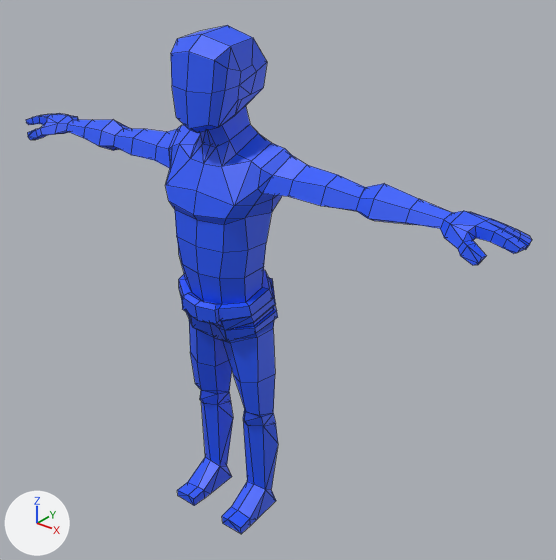
The Blender file PingTap/Assets/Models/simpleguy.blend as it was, and as the next commit left it.
Before and after are seen from a 50 mm camera at (164.3, -175.6, 211.3) aimed at (12.8, 13.8, 93.9). Lighting does not change. The marker at lower left points along +X, +Y and +Z. Mesh edges are drawn as thin lines.

Names of what the first picture shows: 'Body'.
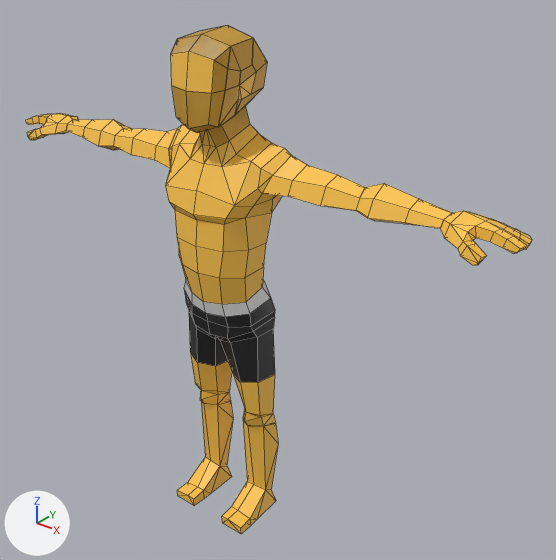
Boxes [x1, y1, x2, y2] around the edits, measured in the pictures (556 x 560 px; the box of a moved part takes in the faces that stretch with it):
'Body', surface changed, reshaped, modifiers changed (blue to orange): [26, 26, 532, 534] in both
part 1 of me_mesh_014, deleted (blue): before [26, 113, 79, 140]
part 2 of me_mesh_014, deleted (blue): before [66, 119, 131, 151]
part 3 of me_mesh_014, deleted (blue): before [177, 401, 233, 506]
part 4 of me_mesh_014, deleted (blue): before [114, 129, 177, 168]
part 5 of me_mesh_014, cut back: before [165, 26, 278, 405]; after [171, 35, 275, 382]
part 6 of me_mesh_014, moved or reshaped: before [405, 199, 463, 237]; after [56, 115, 463, 237]
part 7 of me_mesh_014, surface changed (blue to orange): [171, 26, 532, 534] in both

The change, as a diff of the scene's bpy script:
```diff
--- a/PingTap/Assets/Models/simpleguy.blend.py
+++ b/PingTap/Assets/Models/simpleguy.blend.py
@@ img_palette_png @@
+img_palette_png = load_image('palette.png', '_unpacked/palette.png', 8, 8, 'sRGB')
@@ mat_body @@
 n0 = _N.new('ShaderNodeBsdfPrincipled'); n0.name = 'Principled BSDF'
 n0.subsurface_method = 'BURLEY'
-n0.inputs[2].default_value = 0.553  # 'Roughness'
-n0.inputs[13].default_value = 1.0  # 'Specular IOR Level'
 n1 = _N.new('ShaderNodeOutputMaterial'); n1.name = 'Material Output'
-n2 = _N.new('ShaderNodeBrightContrast'); n2.name = 'Bright/Contrast'
-n2.inputs[0].default_value = (0.0, 0.0836, 1.0, 1.0)  # 'Color', blue #0052ff
+n3 = _N.new('ShaderNodeTexImage'); n3.name = 'Image Texture'
+n3.image = img_palette_png
+n3.interpolation = 'Closest'
 _L.new(n0.outputs[0], n1.inputs[0])  # 'BSDF' to 'Surface'
-_L.new(n2.outputs[0], n0.inputs[0])  # 'Color' to 'Base Color'
+_L.new(n3.outputs[0], n0.inputs[0])  # 'Color' to 'Base Color'
@@ me_mesh_014 @@
 # used by ob_body; location = (0.0, 0.0, 0.0); rotation_euler = (1.571, 0.0, 0.0), in degrees (90, 0, 0)
-me_mesh_014.from_pydata(...)  # 628 vertices, 747 faces; spans x -102.0..102.0, y 0.0..179.0, z -16.0..15.0
+me_mesh_014.from_pydata(...)  # 313 vertices, 350 faces; spans x 0.0..102.0, y 0.0..179.0, z -16.0..14.0
+# me_mesh_014 part 1: the loose piece of 74 vertices spanning x -102.0..-79.0, y 129.0..139.0, z -11.0..8.0 is deleted
+# me_mesh_014 part 2: the loose piece of 29 vertices spanning x -80.0..-51.0, y 130.0..141.0, z -11.0..2.0 is deleted
+# me_mesh_014 part 3: the loose piece of 28 vertices spanning x -17.0..-6.0, y 0.0..40.0, z -11.0..14.0 is deleted
+# me_mesh_014 part 4: the loose piece of 25 vertices spanning x -53.0..-19.0, y 131.0..143.0, z -11.0..3.0 is deleted
+# me_mesh_014 part 5
+# 183 vertices are removed from x -25.0..18.0, y 38.0..163.0, z -16.0..15.0
+# 278 faces are deleted
+# 6 vertices in x -11.0, y 166.0..176.0, z -11.0..6.0 move by (22.0, 0.0, 0.0)
+# 7 vertices move from x -10.0..16.0, y 76.0..172.0, z 3.0..12.0 to x 7.0..16.0, y 82.0..172.0, z 3.0..12.0
+# 24 vertices are added at x 0.0..15.0, y 74.0..163.0, z -15.0..9.0
+# 66 new faces join them
+# me_mesh_014 part 6
+# 22 faces are deleted
+# 22 new faces join them
+# me_mesh_014 part 7: 244 kept faces spanning x 0.0..102.0, y 0.0..179.0, z -16.0..14.0 get new texture (UV) coordinates
 me_mesh_014.materials.append(mat_body)
@@ ob_body @@
 ob_body.rotation_euler = (1.571, 0.0, 0.0)  # degrees (90, 0, 0)
+_m = ob_body.modifiers.new('Mirror', 'MIRROR')
+_m.use_clip = True
```
